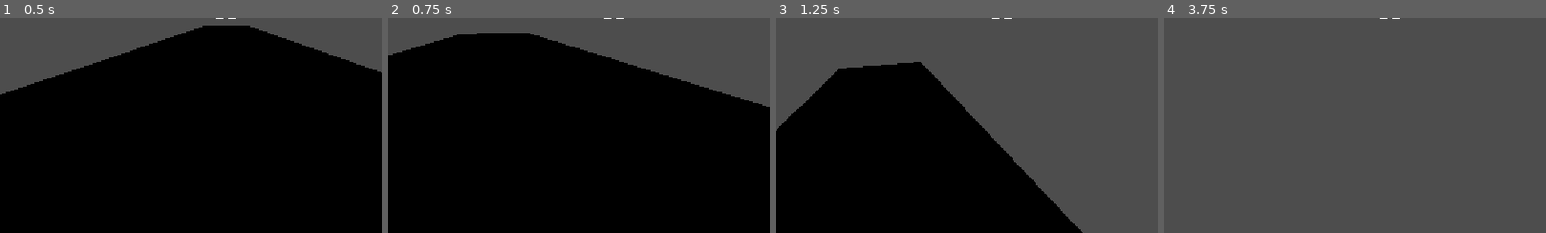
Above: before the commit, frames 1-4 (left to right).
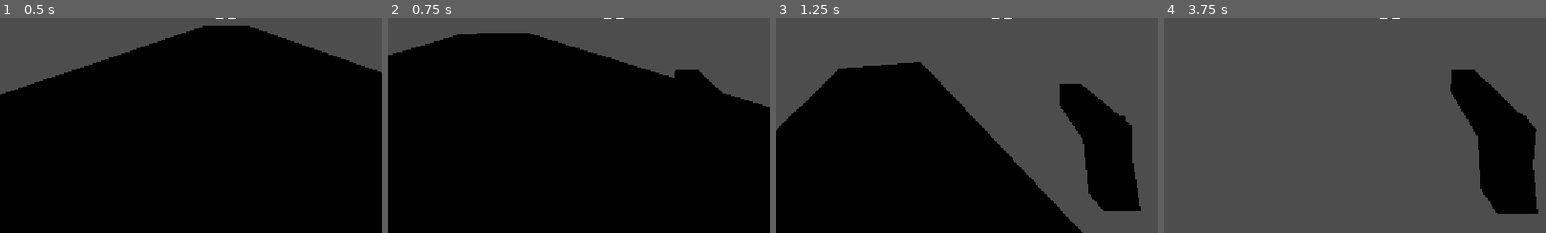
Above: after the commit, the same moments.

Repository: 100-Devs-1-Game/KYRO
Game: Godot game, scene res://test_level.tscn
The game is run twice, just before and just after one commit, with the same random seed, the same clock (stepped at 60 frames per second) and the same inputs.
Inputs (mouse positions are % of the whole screen's width and height, from its top left):
- Up to frame 1 (0.5 s): no input
- Up to frame 2 (0.75 s): tap Enter at 0.5 s; move the mouse to (55, 50) at 0.52 s; hold W (moveForward) from 0.53 s (still down); click (55, 50) at 0.6 s
- Up to frame 3 (1.25 s): keep holding W (moveForward); tap Space (jump) at 0.77 s
- Up to frame 4 (3.75 s): keep holding W (moveForward); move the mouse to (45, 50) at 1.27 s; click (45, 50) at 1.35 s; tap Space (jump) at 1.52, 3.02 s; move the mouse to (52, 48) at 2.02 s; click (52, 48) at 2.1 s; move the mouse to (49, 52) at 2.77 s; click (49, 52) at 2.85 s; move the mouse to (57, 51) at 3.52 s; click (57, 51) at 3.6 s
The pictures show only the part of the screen within x 20-70%, y 50-100%; the shares and areas given below are measured in that part.

Frame 1 is identical in both runs. In frame 2, 0.6% of the frame differs, in the area x 75-88%, y 24-35%; in frame 3, 7.2%; in frame 4, 9.0%, in the area x 75-98%, y 24-92%.

Commit message:
Implement shooting

Diff:
--- a/src/player/PlayerCharacterScene.tscn
+++ b/src/player/PlayerCharacterScene.tscn
@@ -1,9 +1,10 @@
-[gd_scene load_steps=29 format=3 uid="uid://bwggrf7sbmkcv"]
+[gd_scene load_steps=30 format=3 uid="uid://bwggrf7sbmkcv"]
 
 [ext_resource type="Script" uid="uid://bkpfy1xiup1op" path="res://player/PlayerCharacterScript.gd" id="1_5dbx1"]
 [ext_resource type="Script" uid="uid://24bpsjhugqy2" path="res://player/CameraScript.gd" id="2_x12n0"]
 [ext_resource type="Script" uid="uid://dtrqt1k57s4rf" path="res://demo/ObjectToolScript.gd" id="4_4bdjt"]
 [ext_resource type="Script" uid="uid://cne7c30826lry" path="res://player/HUDScript.gd" id="4_f4mp1"]
+[ext_resource type="PackedScene" uid="uid://bcxh78xaq1rsk" path="res://guns/gun.tscn" id="5_coc00"]
 [ext_resource type="FontFile" uid="uid://bwr73i28ligrq" path="res://arts/Fonts/Ticketing.ttf" id="5_kleop"]
 [ext_resource type="PackedScene" uid="uid://dh3ln04ijax8n" path="res://menu/PauseMenuScene.tscn" id="6_3wmtt"]
 [ext_resource type="Texture2D" uid="uid://djoe54ae3gp0a" path="res://arts/Textures/kenney_prototype_textures/orange/texture_06.png" id="7_jclwn"]
@@ -264,6 +265,19 @@
 &"": SubResource("AnimationLibrary_hoq7f")
 }
 
+[node name="GunParent" type="Node3D" parent="CameraHolder/Camera3D"]
+unique_name_in_owner = true
+transform = Transform3D(1, 0, 0, 0, 1, 0, 0, 0, 1, 0.319298, -0.354584, -0.805932)
+
+[node name="Gun" parent="CameraHolder/Camera3D/GunParent" instance=ExtResource("5_coc00")]
+
+[node name="RayCast Bullet" type="RayCast3D" parent="CameraHolder/Camera3D"]
+unique_name_in_owner = true
+enabled = false
+target_position = Vector3(0, 0, -50)
+collision_mask = 128
+collide_with_areas = true
+
 [node name="standingHitbox" type="CollisionShape3D" parent="."]
 shape = SubResource("CapsuleShape3D_5yjma")
 
--- a/src/player/PlayerCharacterScript.gd
+++ b/src/player/PlayerCharacterScript.gd
@@ -124,6 +124,11 @@
 @onready var hud = $HUD
 @onready var pauseMenu = $PauseMenu
 
+@onready var gun_parent: Node3D = %GunParent
+@onready var ray_cast_bullet: RayCast3D = %"RayCast Bullet"
+
+
+
 func _ready():
 	#set the start move speed
 	moveSpeed = walkSpeed
@@ -182,6 +187,27 @@
 
 	move_and_slide()
 
+# added function
+func _unhandled_input(event: InputEvent) -> void:
+	if event.is_action("shoot"):
+		shoot()
+
+
+# added function
+func shoot():
+	ray_cast_bullet.force_raycast_update()
+	if ray_cast_bullet.is_colliding():
+		var collider: Node3D= ray_cast_bullet.get_collider()
+		if collider is Hurtbox:
+			(collider as Hurtbox).hit()
+
+	get_gun().shoot()
+
+
+# added function
+func get_gun()-> Gun:
+	return gun_parent.get_child(0)
+
 func inputManagement():
 	#for each state, check the possibles actions available
 	#This allow to have a good control of the controller behaviour, because you can easely check the actions possibls,
--- a/src/project.godot
+++ b/src/project.godot
@@ -79,6 +79,11 @@
 "deadzone": 0.5,
 "events": []
 }
+shoot={
+"deadzone": 0.2,
+"events": [Object(InputEventMouseButton,"resource_local_to_scene":false,"resource_name":"","device":-1,"window_id":0,"alt_pressed":false,"shift_pressed":false,"ctrl_pressed":false,"meta_pressed":false,"button_mask":0,"position":Vector2(0, 0),"global_position":Vector2(0, 0),"factor":1.0,"button_index":1,"canceled":false,"pressed":false,"double_click":false,"script":null)
+]
+}
 
 [layer_names]
 
